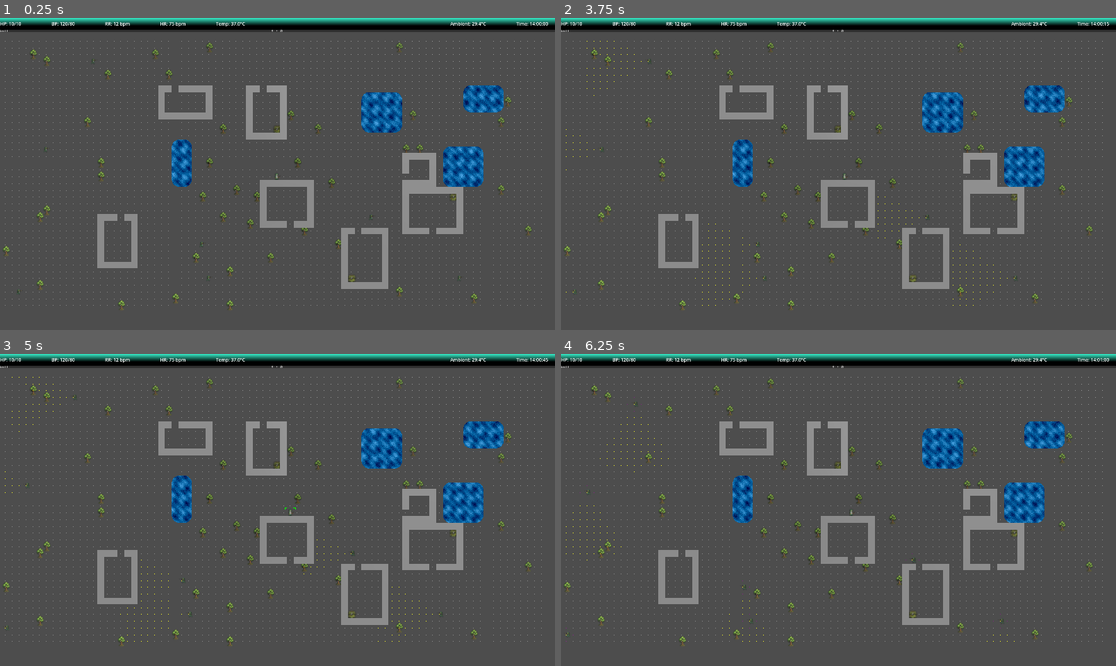
Above: before the commit, frames 1-4 (two rows, left to right).
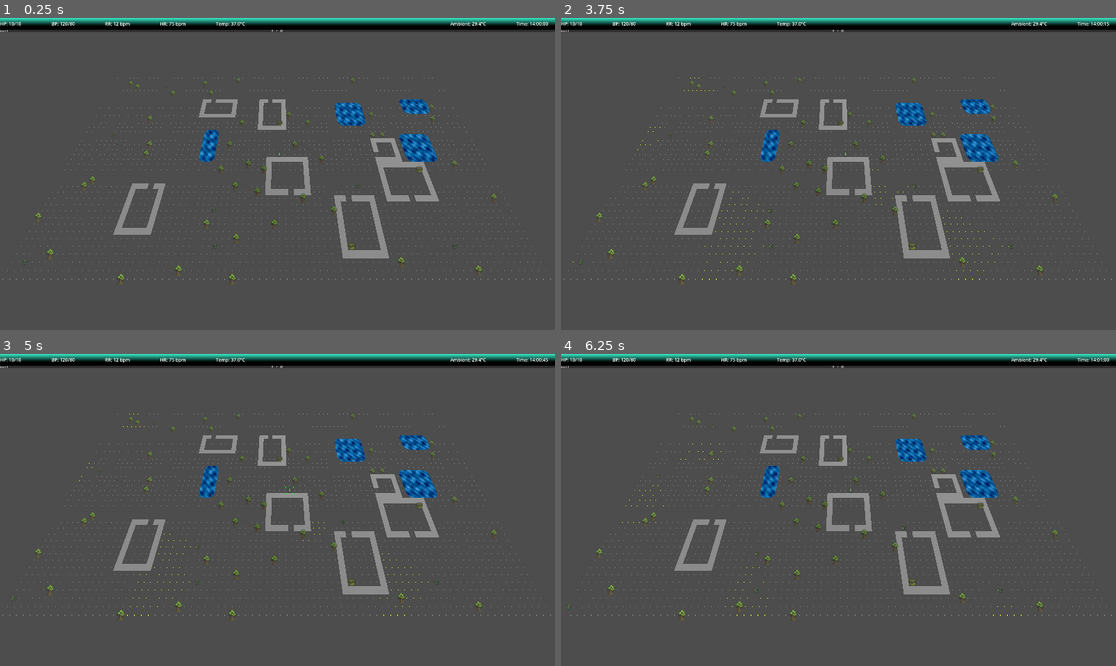
Above: after the commit, the same moments.

Repository: Bigfeta1/ASCIIRogueLike
Game: Godot game, scene res://scenes/main/main_scene.tscn
Same seed, same stepped clock (60 frames per second), same inputs: the game is played once before the commit and once after it.
Inputs (mouse positions are in pixels of both pictures, inside the frame that each line leads up to):
- Up to frame 1 (0.25 s): no input
- Up to frame 2 (3.75 s): tap Enter at 0.5 s; move the mouse to (960, 158) at 0.52 s; hold D 0.53-1.25 s; tap Tab at 0.6 s; click (960, 158) at 0.67 s; tap Space at 0.77, 3.5 s; click "Stats" at 1.25 s; click "Skills" at 2 s; click "Inventory" at 2.75 s; move the mouse to (727, 189) at 3.52 s; hold S from 3.53 s (still down); tap I at 3.6 s; click (727, 189) at 3.67 s
- Up to frame 3 (5 s): tap Space at 3.77 s; tap Enter at 4.25 s; move the mouse to (333, 441) at 4.27 s; release S at 4.28 s; hold D from 4.28 s (still down); tap E at 4.35 s; click (333, 441) at 4.42 s
- Up to frame 4 (6.25 s): tap Space at 5, 5.27, 6.02 s; move the mouse to (810, 572) at 5.02 s; release D at 5.03 s; hold W 5.03-5.78 s; tap C at 5.1 s; click (810, 572) at 5.17 s; tap Enter at 5.75 s; move the mouse to (1005, 556) at 5.77 s; hold A from 5.78 s (still down); tap Q at 5.85 s; click (1005, 556) at 5.92 s

The runs differ from the first frame. In frame 1, 12% of the frame differs, in the area x 0-100%, y 7-94%; in frame 2, 12%; in frame 3, 12%; in frame 4, 12%.

Commit message:
better camera

Diff:
--- a/scenes/main/main_scene.tscn
+++ b/scenes/main/main_scene.tscn
@@ -43,10 +43,9 @@
 shadow_enabled = true
 
 [node name="Camera3D" type="Camera3D" parent="."]
-transform = Transform3D(1, 0, 0, 0, -4.371139e-08, 1, 0, -1, -4.371139e-08, 0, 15.09041, 0.43926144)
-projection = 1
+transform = Transform3D(1, 0, 0, 0, 0.043619335, 0.99904823, 0, -0.99904823, 0.043619335, -2.36, 15.09, 22.19)
 current = true
-fov = 167.4
+fov = 162.0
 size = 230.0
 script = ExtResource("6_3mcv8")
 
@@ -884,7 +883,7 @@
 script = ExtResource("1_271kv")
 
 [node name="GridMap" parent="." instance=ExtResource("2_24sno")]
-transform = Transform3D(1, 0, 0, 0, 1, 0, 0, 0, 1, -3.056, 0, 0)
+transform = Transform3D(1, 0, 0, 0, 1, 0, 0, 0, 1, -3.056, -2.525, 0)
 
 [node name="Character" parent="." instance=ExtResource("7_a1617")]
 transform = Transform3D(3.876, 0, 0, 0, 3.876, 0, 0, 0, 3.876, -1.8585205, 8.44029, -2.5454617)
--- a/scripts/camera.gd
+++ b/scripts/camera.gd
@@ -1,30 +1,48 @@
 extends Camera3D
 
-const ZOOM_LEVELS = [230.0, 145.0, 60.0]
+const ZOOM_LEVELS = [230.0, 110.0, 60.0]
+const FOV_LEVELS = [168.0, 160.0, 120.0, 100.0]
+const PERSPECTIVE_Z = 22.19
 var zoom_index := 0
 
 var _character: Node3D
 var _origin_transform: Transform3D
 
+
 func _ready() -> void:
-	size = ZOOM_LEVELS[zoom_index]
+	_character = get_parent().get_node("Character")
+	position.z = PERSPECTIVE_Z if projection == PROJECTION_PERSPECTIVE else 0.0
 	_origin_transform = transform
-	_character = get_parent().get_node("Character")
+	_apply_zoom()
+
 
 func _process(_delta: float) -> void:
 	if zoom_index > 0 and is_instance_valid(_character):
 		position.x = _character.position.x
 		position.z = _character.position.z
 
+
 func _input(event: InputEvent) -> void:
 	if _character.action_state == _character.ActionState.MENU:
 		return
 	if event is InputEventMouseButton and event.pressed:
 		if event.button_index == MOUSE_BUTTON_WHEEL_UP:
-			zoom_index = min(zoom_index + 1, ZOOM_LEVELS.size() - 1)
-			size = ZOOM_LEVELS[zoom_index]
+			zoom_index = min(zoom_index + 1, FOV_LEVELS.size() - 1)
+			_apply_zoom()
 		elif event.button_index == MOUSE_BUTTON_WHEEL_DOWN:
 			zoom_index = max(zoom_index - 1, 0)
-			size = ZOOM_LEVELS[zoom_index]
+			_apply_zoom()
 			if zoom_index == 0:
 				transform = _origin_transform
+				position.z = PERSPECTIVE_Z
+
+
+func _apply_zoom() -> void:
+	if zoom_index <= 1:
+		projection = PROJECTION_PERSPECTIVE
+		fov = FOV_LEVELS[zoom_index]
+		position.z = PERSPECTIVE_Z
+	else:
+		projection = PROJECTION_ORTHOGONAL
+		size = ZOOM_LEVELS[zoom_index - 1]
+		position.z = 0.0
